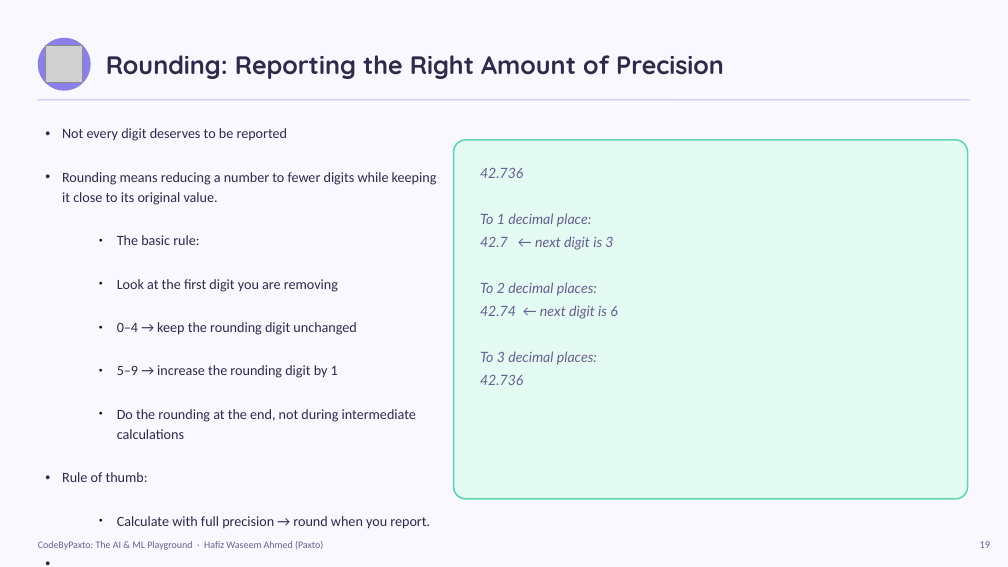
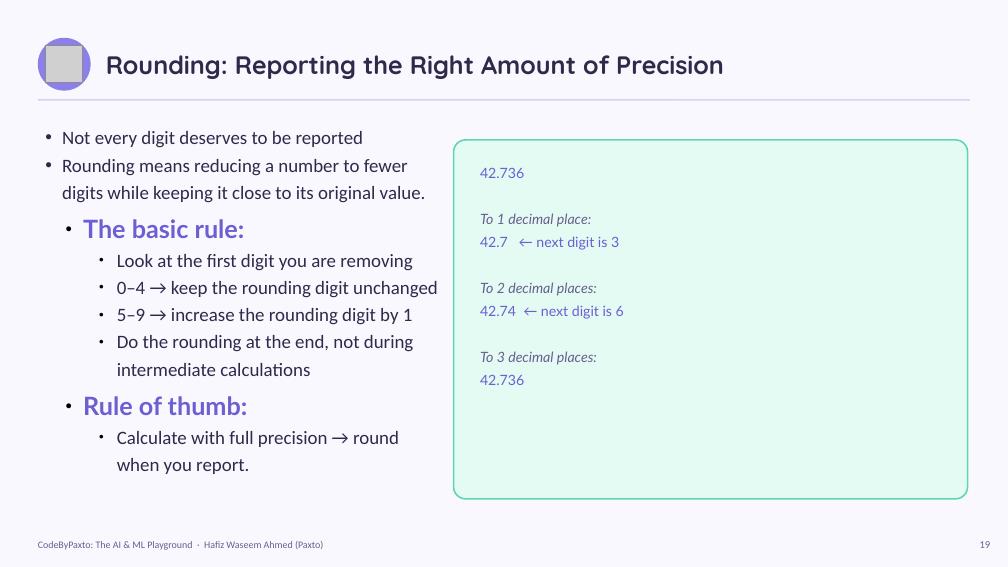
Before and after one commit to waseem-development/ai-ml-course, a slide deck: slide 22 of slides/3_mathematics_for_data_science_and_machine_learning/Pre-requisites/2_math_prerequisites.pptx. Drawn at 1008x567 pixels with LibreOffice and Linux fonts; fonts in the diff are those of the drawing; grey boxes stand for pictures. Boxes give left, top, right and bottom in pixels: in the first picture for what was removed or moved away, otherwise in the second. Text is boxed around its words. In the diff, an @@ line names an element or a change of style, - is before the commit and + after.

```diff
--- a/slides/3_mathematics_for_data_science_and_machine_learning/Pre-requisites/2_math_prerequisites.pptx
+++ b/slides/3_mathematics_for_data_science_and_machine_learning/Pre-requisites/2_math_prerequisites.pptx
@@ text "Not every digit deserves to ..." at bbox=[62, 131, 438, 447]: size 13.5 to 18 pt; size 13.5 to 24 pt, font Calibri to Lato, text colour #2D2A4A to #6B5FD1, bold on in "The basic rule:", "Rule of thumb:"; less space between paragraphs; list level 4 to 5 in "The basic rule:"; line spacing 1.2 to 1.35; bullet • to ●; list level 1 to 5 in "Rule of thumb:"; bullet colour #2D2A4A to #000000 @@
@@ text at bbox=[480, 168, 624, 385]: text colour #685F8F to #6B5FD1, italic off in "42.736", "42.7 ← next digit is 3", "42.74 ← next digit is 6", "42.736" @@
```
Also in this commit, not shown: 3 other files.
